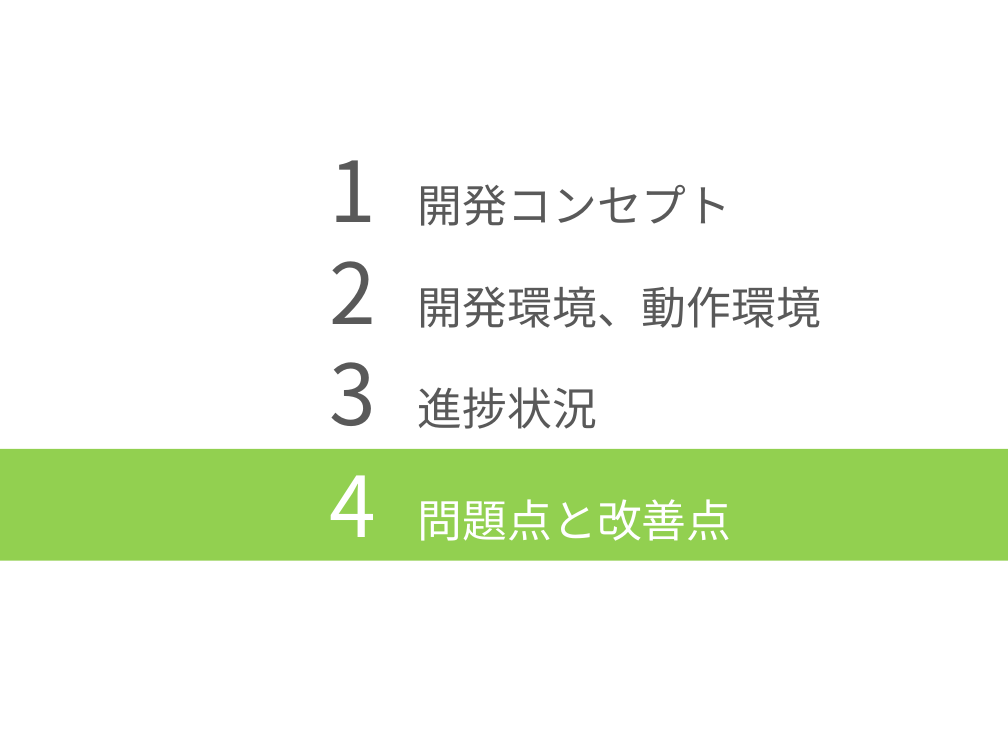
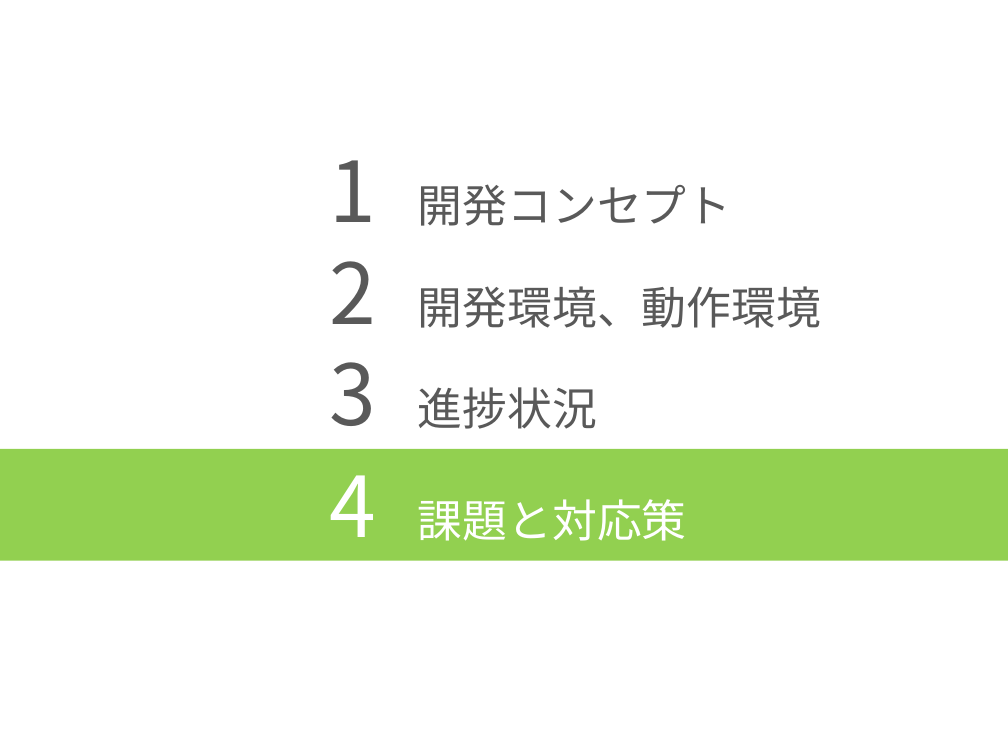
Before and after one commit to HamuroAC/Hamfile, a slide deck: slide 16 of 資料/発表資料.pptx (slide 17 before the commit). Drawn at 1008x756 pixels with LibreOffice and Linux fonts; fonts in the diff are those of the drawing. Boxes give left, top, right and bottom in pixels: in the first picture for what was removed or moved away, otherwise in the second. Text is boxed around its words. In the diff, an @@ line names an element or a change of style, - is before the commit and + after.

```diff
--- a/資料/発表資料.pptx
+++ b/資料/発表資料.pptx
@@ text in rectangle at [329,475,687,541]: text changed @@
-4 問題点と改善点
+4 課題と対応策
```
Also in this commit, not shown: 6 other slides changed, 1 slide added, 2 slides removed.
